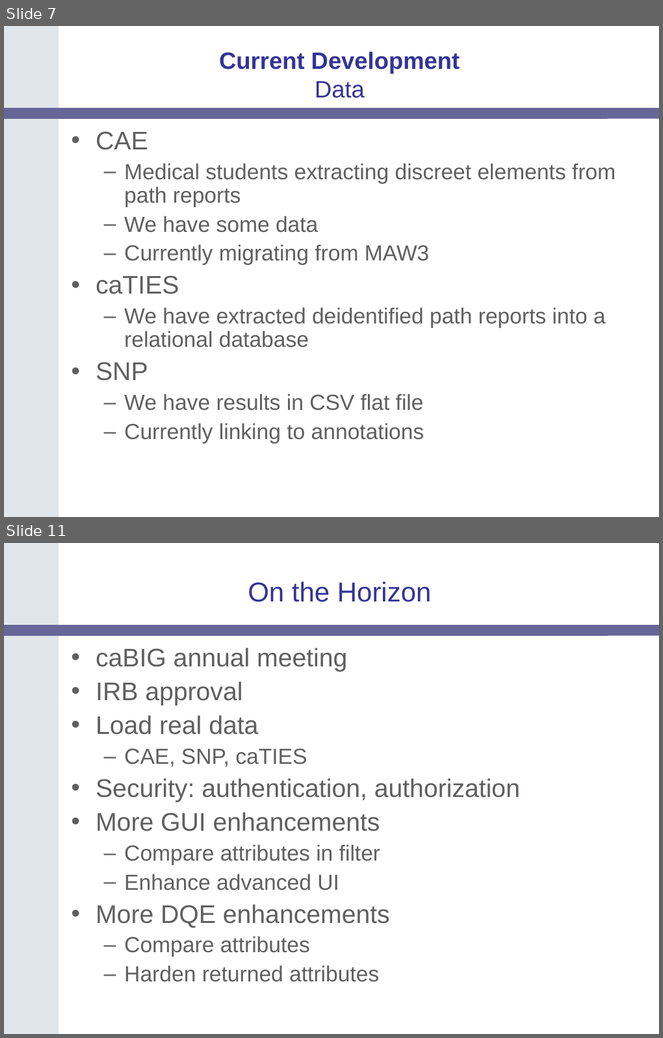
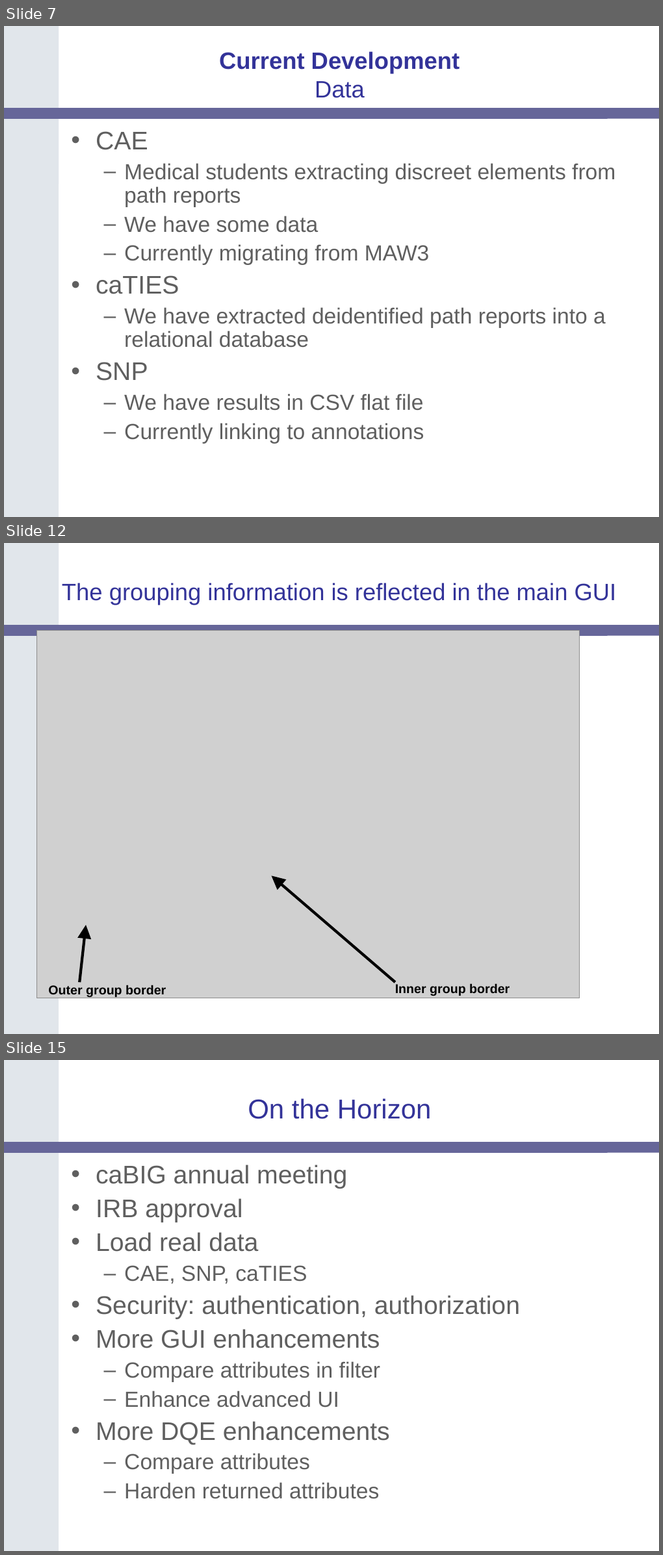
Before and after one commit to NCIP/catrip, a slide deck: catrip/documentation/presentations/translational_sig_2006_11_14/catrip_translational_sig_2007_01_09.ppt. Shown one above the other, each under a label of ours: slides 7 and 11 before the commit, slides 7, 12 and 15 after it; the slides between them are not shown. The pictures are 663x1038 and 663x1555 pixels, drawn with LibreOffice and Linux fonts; fonts in the diff are those of the drawing; grey boxes stand for pictures; background and template pictures are left out. Boxes give left, top, right and bottom in pixels: in the first picture for what was removed or moved away, otherwise in the second. Text is boxed around its words. In the diff, an @@ line names an element or a change of style, - is before the commit and + after.

Commit message:
added screenshots
SVN-Revision: 1352

```diff
--- a/catrip/documentation/presentations/translational_sig_2006_11_14/catrip_translational_sig_2007_01_09.ppt
+++ b/catrip/documentation/presentations/translational_sig_2006_11_14/catrip_translational_sig_2007_01_09.ppt
@@ slide 12 added at (4, 543, 659, 1034), background #FFFFFF; not listed: 2 template elements that a slide beside it also shows @@
@@ title added at (62, 583, 617, 605), 26 pt, text #333399 @@
+The grouping information is reflected in the main GUI
@@ picture added at (36, 630, 579, 998) @@
@@ arrow added from (395, 982) to (271, 876), #000000 3 pt @@
@@ arrow added from (79, 982) to (86, 925), #000000 3 pt @@
@@ text added at (48, 985, 166, 997), 14 pt, text #000000, bold @@
+Outer group border
@@ text added at (395, 984, 510, 996), 14 pt, text #000000, bold @@
+Inner group border
@@ what was slide 11 is now slide 15 @@
```
Also in this commit, not shown: 6 other slides added, 3 slides removed.
